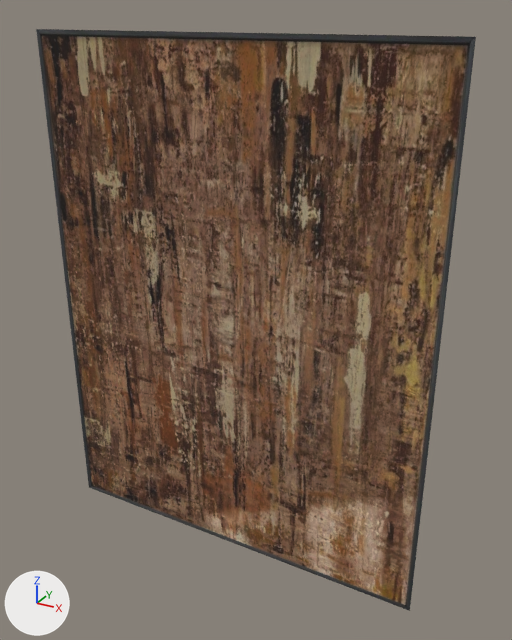
What one commit did to the glTF model images/ar/0029.glb.
Before and after are seen from a 50 mm camera at (0.62, -1.016, 0.534) aimed at (0.044, 0.03, 0.011). Lighting does not change. The marker at lower left points along +X, +Y and +Z. The older version comes first.
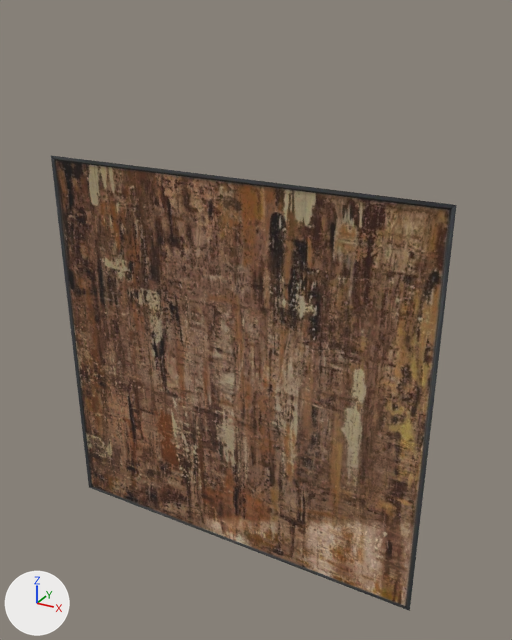
The newer file is also rescaled (x1.285), turned or shifted as a whole; pictures and numbers use the older file's frame.

Pixel boxes [x1, y1, x2, y2] of what changed, in the pictures (512 x 640 px):
'Mesh_0', reshaped (8% narrower, 22% shorter): before [36, 29, 476, 611]; after [51, 156, 456, 611]

The change in detail:
me_mesh_0 is used by ob_mesh_0; location (0.0, 0.0, 0.0).
me_mesh_0 had 4 vertices, 2 faces and spanned x -0.389..0.389, y 0.0, z -0.5..0.5.
me_mesh_0 now has 4 vertices, 2 faces and spans x -0.389..0.389, y 0.0, z -0.5..0.276.
Part 1, on me_mesh_0:
Vertex 0 of me_mesh_0 moves from (-0.389, 0.0, 0.5) at pixel (36, 29) to (-0.389, 0.0, 0.276) at pixel (50, 155).
Vertex 1 of me_mesh_0 moves from (0.389, 0.0, 0.5) at pixel (475, 36) to (0.389, 0.0, 0.276) at pixel (456, 204).
